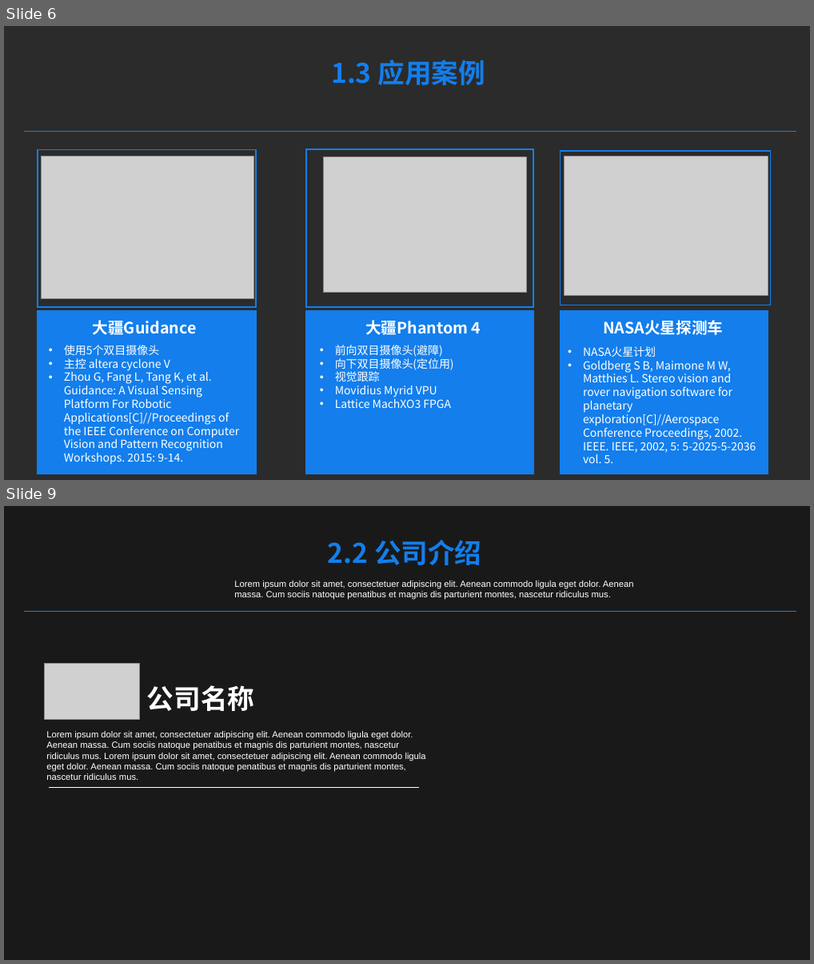
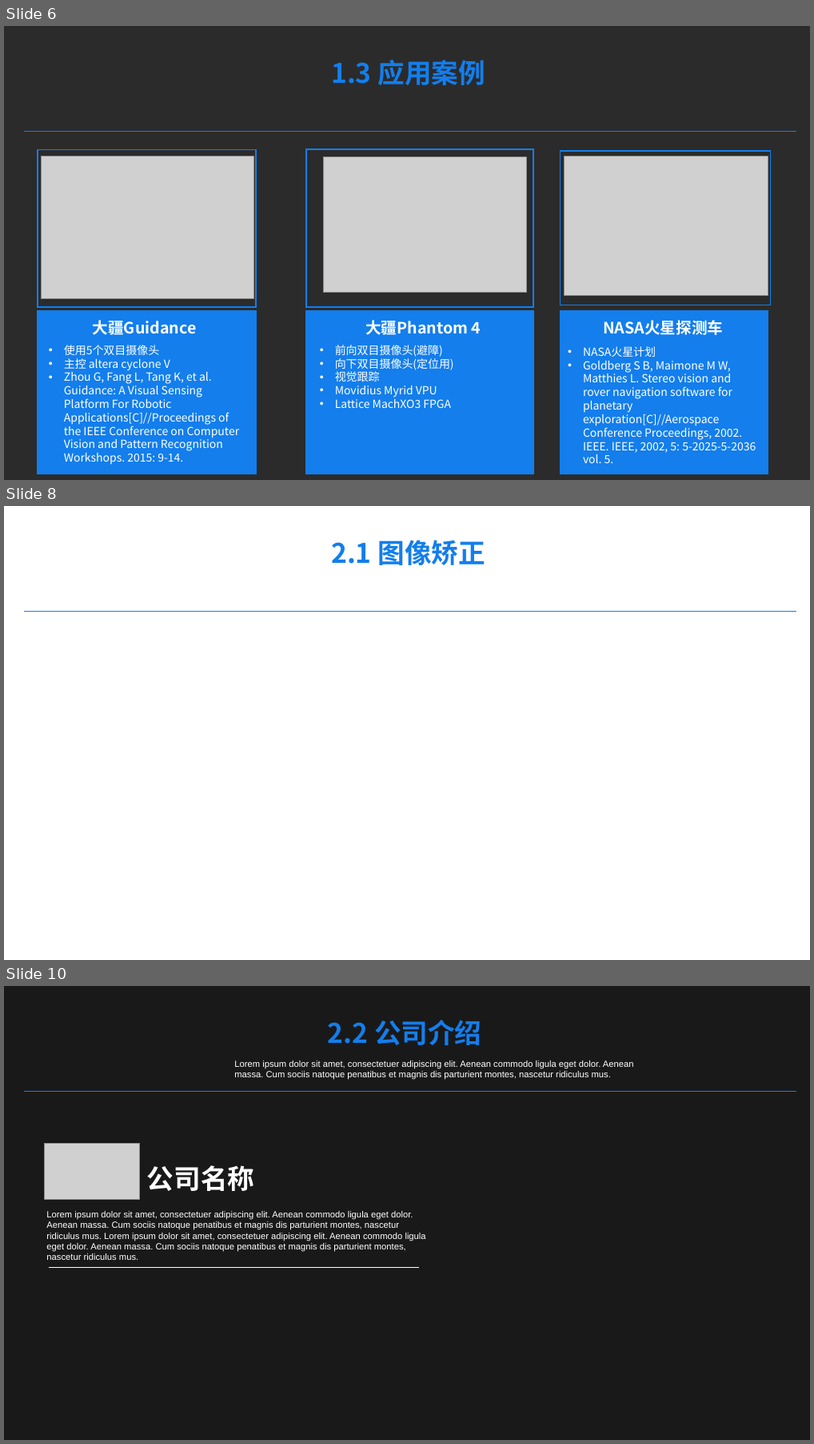
Before and after one commit to lvniqi/machine-learning, a slide deck: stero_vision/双目视觉.pptx. Shown one above the other, each under a label of ours: slides 6 and 9 before the commit, slides 6, 8 and 10 after it; the slides between them are not shown. The pictures are 814x964 and 814x1444 pixels, drawn with LibreOffice and Linux fonts; fonts in the diff are those of the drawing; grey boxes stand for pictures; background and template pictures are left out; a plain dark background stands for a picture behind light text. Boxes give left, top, right and bottom in pixels: in the first picture for what was removed or moved away, otherwise in the second. Text is boxed around its words. In the diff, an @@ line names an element or a change of style, - is before the commit and + after.

```diff
--- a/stero_vision/双目视觉.pptx
+++ b/stero_vision/双目视觉.pptx
@@ slide 8 added at [4, 506, 810, 960], background picture (left out) @@
@@ text added at [331, 540, 485, 565], 24 pt, text #137EEC, bold @@
+2.1 图像矫正
@@ line added from (24, 611) to (797, 611), #137EEC 0.25 pt @@
@@ what was slide 9 is now slide 10 @@
```
Also in this commit, not shown: 3 slides changed, 1 other slide added, 1 slide removed, 1 other file.
